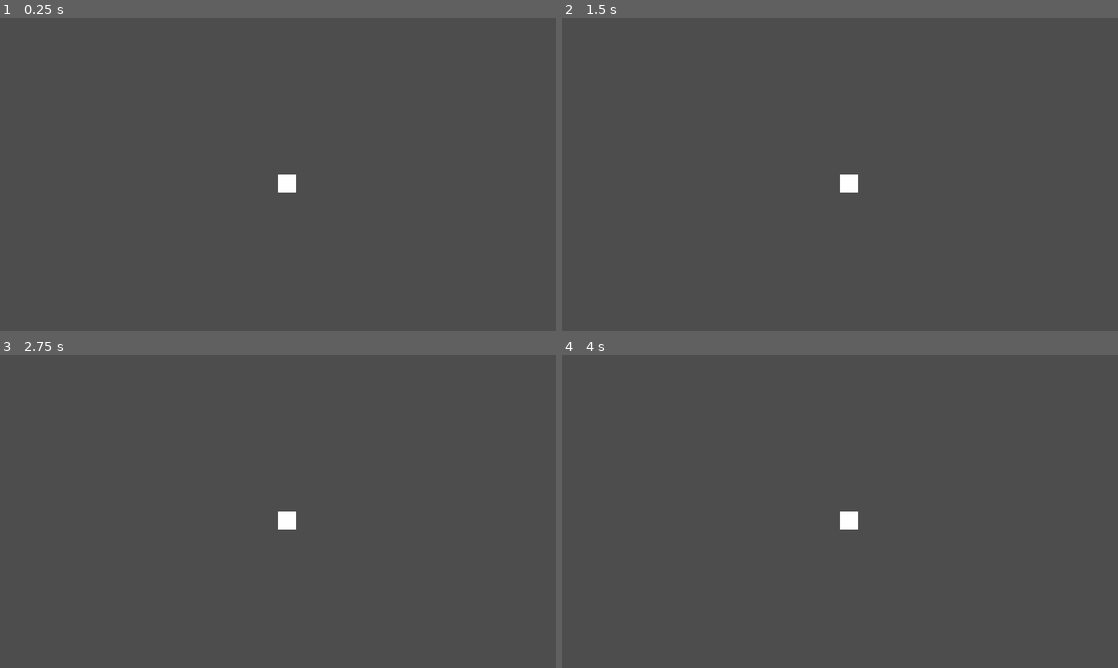
Above: before the commit, frames 1-4 (two rows, left to right).
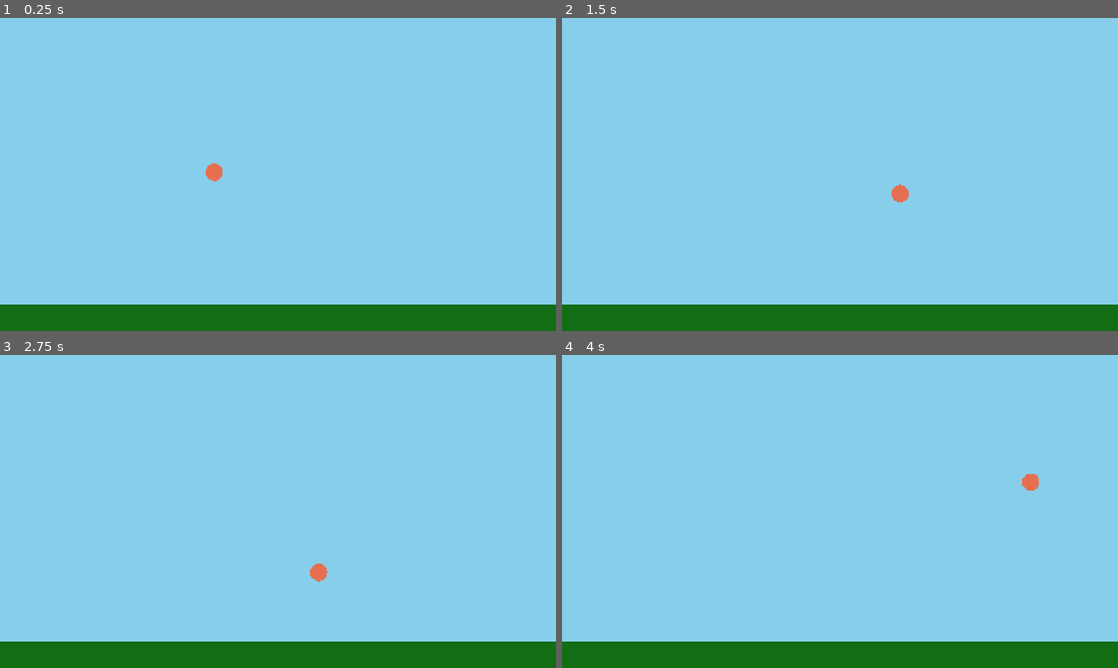
Above: after the commit, the same moments.

Repository: tjrink/WindPrototype
Game: Godot game, scene res://main_scene.tscn
Same seed, same stepped clock (60 frames per second), same inputs: the game is played once before the commit and once after it.
Inputs:
- Up to frame 1 (0.25 s): no input
- Up to frame 2 (1.5 s): tap Enter (ui_accept) at 0.5, 0.6, 0.77, 1.07, 1.35 s; hold Right (ui_right) from 0.53 s (still down)
- Up to frame 3 (2.75 s): tap Enter (ui_accept) at 1.52, 1.82, 2.1 s; release Right (ui_right) at 2.03 s; hold Left (ui_left) from 2.03 s (still down)
- Up to frame 4 (4 s): release Left (ui_left) at 2.78 s; hold Right (ui_right) from 2.78 s (still down); tap Enter (ui_accept) at 2.85, 3.02, 3.32, 3.6, 3.77 s

The runs differ from the first frame. In frame 1, 100% of the frame differs, in the area x 0-100%, y 0-100%; in frame 2, 100%; in frame 3, 100%; in frame 4, 100%.
Error after the commit: Invalid assignment of property or key 'platform_width' with value of type 'float' on a base object of type 'StaticBody2D (platform.gd)'. (res://platform_spawne…

Commit message:
Added in player ball, working on platform implementation.

Diff:
--- /dev/null
+++ b/DrawCircle.gd
@@ -0,0 +1,9 @@
+extends Node2D
+
+# Set the radius to match CollisionShape2D
+const BALL_RADIUS = 20.0
+const BALL_COLOR = Color(0.905882, 0.435294, 0.317647) # Orange-red color
+
+#Draws circle
+func _draw():
+	draw_circle(Vector2.ZERO, BALL_RADIUS, BALL_COLOR)
--- a/Wind.gd
+++ b/Wind.gd
@@ -1 +1,20 @@
 extends Node
+
+# Define the wind tranches: [Max Y (bottom of tranche), Wind Speed]
+const WIND_TRANCHES = [
+	[150.0, 80.0],
+	[350.0, 40.0],
+	[600.0, 10.0],
+]
+
+#Returns the wind speed at given y position
+func get_wind_speed_at_y(y_position: float) -> float:
+	for tranche in WIND_TRANCHES:
+		var max_y = tranche[0]
+		var speed = tranche[1]
+
+		if y_position <= max_y:
+			return speed
+
+	# Default return if position is outside defined tranches
+	return 0.0
--- a/cloud.gd
+++ b/cloud.gd
@@ -1,11 +1,16 @@
 extends Node2D
 
-
-# Called when the node enters the scene tree for the first time.
-func _ready() -> void:
-	pass # Replace with function body.
+const LEFT_EDGE = 0
+const RIGHT_EDGE = 1200
 
 
-# Called every frame. 'delta' is the elapsed time since the previous frame.
 func _process(delta: float) -> void:
-	pass
+	#Gets wind speed for cloud at position y
+	var wind_speed = Wind.get_wind_speed_at_y(position.y)
+
+	# Move the cloud horizontally (Wind Speed * Time)
+	position.x += wind_speed * delta
+
+	# Clean up clouds off the screen
+	if position.x > RIGHT_EDGE or position.x < LEFT_EDGE:
+		queue_free()
--- a/main_scene.tscn
+++ b/main_scene.tscn
@@ -1,19 +1,48 @@
-[gd_scene format=3 uid="uid://0r11mqgi8vn5"]
+[gd_scene load_steps=5 format=3 uid="uid://0r11mqgi8vn5"]
+
+[ext_resource type="PackedScene" uid="uid://c7c0jvb7jhp1i" path="res://cloud_spawner.tscn" id="1_2c62f"]
+[ext_resource type="PackedScene" uid="uid://b7q5rwvsk8nfp" path="res://platform_spawner.tscn" id="2_gyfs4"]
+[ext_resource type="PackedScene" uid="uid://boee26h6hv02k" path="res://player.tscn" id="3_gyfs4"]
+
+[sub_resource type="RectangleShape2D" id="RectangleShape2D_2c62f"]
+size = Vector2(3000, 60)
 
 [node name="MainScene" type="Node2D"]
 
 [node name="World" type="Node2D" parent="."]
 
 [node name="Sky" type="ColorRect" parent="World"]
-offset_right = 40.0
-offset_bottom = 40.0
-
-[node name="Player" type="CharacterBody2D" parent="World"]
-
-[node name="CloudSpawner" type="Node" parent="World"]
-
-[node name="PlatformSpawner" type="Node" parent="World"]
+custom_minimum_size = Vector2(1280, 720)
+offset_left = -640.0
+offset_top = -360.0
+offset_right = 640.0
+offset_bottom = 360.0
+color = Color(0.5294118, 0.80784315, 0.92156863, 1)
 
 [node name="Ground" type="StaticBody2D" parent="World"]
 
+[node name="GroundColor" type="ColorRect" parent="World/Ground"]
+custom_minimum_size = Vector2(1280, 60)
+offset_left = -1500.0
+offset_top = 300.0
+offset_right = 1500.0
+offset_bottom = 360.0
+color = Color(0.07450981, 0.42745098, 0.08235294, 1)
+
+[node name="GroundCollision" type="CollisionShape2D" parent="World/Ground"]
+position = Vector2(0, 330)
+shape = SubResource("RectangleShape2D_2c62f")
+debug_color = Color(0.9104701, 0.19811219, 0.5588026, 0.41960785)
+
+[node name="Player" parent="World" instance=ExtResource("3_gyfs4")]
+position = Vector2(-147, -32)
+
+[node name="CloudSpawner" parent="World" instance=ExtResource("1_2c62f")]
+
+[node name="PlatformSpawner" parent="World" instance=ExtResource("2_gyfs4")]
+platform_width = null
+platform_height = null
+max_travel = null
+cycle_speed = null
+
 [node name="Camera" type="Camera2D" parent="."]
--- a/platform.gd
+++ b/platform.gd
@@ -1,11 +1,10 @@
 extends StaticBody2D
+# ... ALL VARIABLES ...
 
+func _ready() -> void:
+	print("✅ PLATFORM _READY() FIRED! Instantiation SUCCESSFUL.")
+	#setup_initial_size()
 
-# Called when the node enters the scene tree for the first time.
-func _ready() -> void:
-	pass # Replace with function body.
+	# ... comment out the rest of _ready() for now ...
 
-
-# Called every frame. 'delta' is the elapsed time since the previous frame.
-func _process(delta: float) -> void:
-	pass
+# ... COMMENT OUT ALL OTHER FUNCTIONS LIKE _process, shrink_platform, etc. ...
--- a/platform.tscn
+++ b/platform.tscn
@@ -1,6 +1,15 @@
-[gd_scene load_steps=2 format=3 uid="uid://b4n8xwv1acq2m"]
+[gd_scene load_steps=3 format=3 uid="uid://b4n8xwv1acq2m"]
 
 [ext_resource type="Script" uid="uid://b8m0t1lut8fxb" path="res://platform.gd" id="1_mi635"]
 
+[sub_resource type="RectangleShape2D" id="RectangleShape2D_mi635"]
+
 [node name="Platform" type="StaticBody2D"]
 script = ExtResource("1_mi635")
+
+[node name="PlatformRect" type="ColorRect" parent="."]
+offset_right = 40.0
+offset_bottom = 40.0
+
+[node name="PlatformCollision" type="CollisionShape2D" parent="."]
+shape = SubResource("RectangleShape2D_mi635")
--- a/platform_spawner.gd
+++ b/platform_spawner.gd
@@ -1,11 +1,58 @@
 extends Node
 
+# Preload the platform scene template for efficient instancing
+const PLATFORM_SCENE = preload("res://platform.tscn")
 
-# Called when the node enters the scene tree for the first time.
+# Define the level layout data using FLOAT values (e.g., 50.0 instead of 50)
+const PLATFORM_DATA = [
+	# Platform 1: x, y, width, height, max_travel, cycle_speed
+	{
+		"x": 100.0,
+		"y": 500.0,
+		"width": 300.0,
+		"height": 50.0,
+		"travel": 50.0,
+		"speed": 1.0
+	},
+	# Platform 2
+	{
+		"x": 450.0,
+		"y": 450.0,
+		"width": 200.0,
+		"height": 50.0,
+		"travel": 100.0,
+		"speed": 0.5
+	},
+	# Platform 3
+	{
+		"x": 800.0,
+		"y": 400.0,
+		"width": 400.0,
+		"height": 50.0,
+		"travel": 75.0,
+		"speed": 1.5
+	},
+]
+
 func _ready() -> void:
-	pass # Replace with function body.
 
+	spawn_all_platforms()
 
-# Called every frame. 'delta' is the elapsed time since the previous frame.
-func _process(delta: float) -> void:
-	pass
+func spawn_all_platforms():
+	for data in PLATFORM_DATA:
+		# 1. Instantiate the scene template
+		var platform_instance = PLATFORM_SCENE.instantiate()
+
+		# 2. Set the built-in position property
+		platform_instance.position = Vector2(data.x, data.y)
+
+		# 3. Set the custom exported variables defined in platform.gd
+		platform_instance.platform_width = data.width
+		platform_instance.platform_height = data.height
+		# Set movement variables too, if they are defined in the data
+		platform_instance.max_travel = data.travel
+		platform_instance.cycle_speed = data.speed
+
+		# 4. Add the platform to the scene tree
+		# This calls the platform's _ready() function, which finalizes the size setup.
+		get_parent().add_child(platform_instance)
--- a/player.gd
+++ b/player.gd
@@ -1,25 +1,69 @@
 extends CharacterBody2D
 
+# Physics & Movement Constants
+const GRAVITY_FORCE = 800.0
+const BASE_SPEED = 300.0
+const BASE_JUMP = -750.0
+const AIR_DRAG_FACTOR = 0.3
 
-const SPEED = 300.0
-const JUMP_VELOCITY = -400.0
+const SPRINT_DURATION = 1.5
+const SPRINT_SPEED_MULTIPLIER = 3.0
+const SPRINT_JUMP_MULTIPLIER = 1.5
+var sprint_time_remaining: float = 0.0
+var sprints_available: int = 2
 
 
 func _physics_process(delta: float) -> void:
-	# Add the gravity.
+	#Gravity
 	if not is_on_floor():
-		velocity += get_gravity() * delta
+		velocity.y += GRAVITY_FORCE * delta
+	else:
+		velocity.y = 0.0
 
-	# Handle jump.
+	#Jump
 	if Input.is_action_just_pressed("ui_accept") and is_on_floor():
-		velocity.y = JUMP_VELOCITY
+		velocity.y = get_jump_velocity()
 
-	# Get the input direction and handle the movement/deceleration.
-	# As good practice, you should replace UI actions with custom gameplay actions.
+	#Applies sprint mode
+	if Input.is_action_just_pressed("ui_sprint"):
+		if sprints_available > 0:
+			sprint_time_remaining = SPRINT_DURATION
+			sprints_available -= 1
+
+	#Input direction
 	var direction := Input.get_axis("ui_left", "ui_right")
+	var current_speed = get_current_speed()
+
 	if direction:
-		velocity.x = direction * SPEED
+		velocity.x = direction * current_speed
 	else:
-		velocity.x = move_toward(velocity.x, 0, SPEED)
+		#Deceleration
+		velocity.x = move_toward(velocity.x, 0.0, current_speed)
 
+	#Gets and applies wind force
+	var wind_force = Wind.get_wind_speed_at_y(position.y)
+	velocity.x += (wind_force * AIR_DRAG_FACTOR) * delta
+
+	#Move player
 	move_and_slide()
+
+	#Reduce sprint timer
+	update_sprint_timer(delta)
+
+
+#Track the time remaining in current sprint mode
+func update_sprint_timer(delta: float):
+	if sprint_time_remaining > 0.0:
+		sprint_time_remaining -= delta
+
+#Returns current speed based on sprint status
+func get_current_speed() -> float:
+	if sprint_time_remaining > 0.0:
+		return BASE_SPEED * SPRINT_SPEED_MULTIPLIER
+	return BASE_SPEED
+
+#Returns jump height based on sprint status
+func get_jump_velocity() -> float:
+	if sprint_time_remaining > 0.0:
+		return BASE_JUMP * SPRINT_JUMP_MULTIPLIER
+	return BASE_JUMP
--- a/player.tscn
+++ b/player.tscn
@@ -1,6 +1,15 @@
-[gd_scene load_steps=2 format=3 uid="uid://boee26h6hv02k"]
+[gd_scene load_steps=4 format=3 uid="uid://boee26h6hv02k"]
 
 [ext_resource type="Script" uid="uid://cfr3m4nx11g2u" path="res://player.gd" id="1_4flbx"]
+[ext_resource type="Script" uid="uid://dgua42ram6awp" path="res://DrawCircle.gd" id="2_onrkg"]
 
-[node name="Player" type="CharacterBody2D"]
+[sub_resource type="CircleShape2D" id="CircleShape2D_i3pqv"]
+
+[node name="Player" type="CharacterBody2D" groups=["player"]]
 script = ExtResource("1_4flbx")
+
+[node name="PlayerCollision" type="CollisionShape2D" parent="."]
+shape = SubResource("CircleShape2D_i3pqv")
+
+[node name="BallVisual" type="Node2D" parent="."]
+script = ExtResource("2_onrkg")
--- a/project.godot
+++ b/project.godot
@@ -15,8 +15,31 @@
 config/features=PackedStringArray("4.5", "Forward Plus")
 config/icon="res://icon.svg"
 
+[autoload]
+
+Wind="*res://Wind.gd"
+
 [display]
 
 window/size/viewport_width=1280
 window/size/viewport_height=720
 window/stretch/mode="canvas_items"
+
+[input]
+
+ui_left={
+"deadzone": 0.5,
+"events": [Object(InputEventKey,"resource_local_to_scene":false,"resource_name":"","device":0,"window_id":0,"alt_pressed":false,"shift_pressed":false,"ctrl_pressed":false,"meta_pressed":false,"pressed":false,"keycode":4194319,"physical_keycode":0,"key_label":0,"unicode":0,"location":0,"echo":false,"script":null)
+, Object(InputEventJoypadButton,"resource_local_to_scene":false,"resource_name":"","device":0,"button_index":13,"pressure":0.0,"pressed":false,"script":null)
+, Object(InputEventJoypadMotion,"resource_local_to_scene":false,"resource_name":"","device":0,"axis":0,"axis_value":-1.0,"script":null)
+, Object(InputEventKey,"resource_local_to_scene":false,"resource_name":"","device":-1,"window_id":0,"alt_pressed":false,"shift_pressed":false,"ctrl_pressed":false,"meta_pressed":false,"pressed":false,"keycode":0,"physical_keycode":65,"key_label":0,"unicode":97,"location":0,"echo":false,"script":null)
+]
+}
+ui_right={
+"deadzone": 0.5,
+"events": [Object(InputEventKey,"resource_local_to_scene":false,"resource_name":"","device":0,"window_id":0,"alt_pressed":false,"shift_pressed":false,"ctrl_pressed":false,"meta_pressed":false,"pressed":false,"keycode":4194321,"physical_keycode":0,"key_label":0,"unicode":0,"location":0,"echo":false,"script":null)
+, Object(InputEventJoypadButton,"resource_local_to_scene":false,"resource_name":"","device":0,"button_index":14,"pressure":0.0,"pressed":false,"script":null)
+, Object(InputEventJoypadMotion,"resource_local_to_scene":false,"resource_name":"","device":0,"axis":0,"axis_value":1.0,"script":null)
+, Object(InputEventKey,"resource_local_to_scene":false,"resource_name":"","device":-1,"window_id":0,"alt_pressed":false,"shift_pressed":false,"ctrl_pressed":false,"meta_pressed":false,"pressed":false,"keycode":0,"physical_keycode":68,"key_label":0,"unicode":100,"location":0,"echo":false,"script":null)
+]
+}
Not shown, added: DrawCircle.gd.uid
